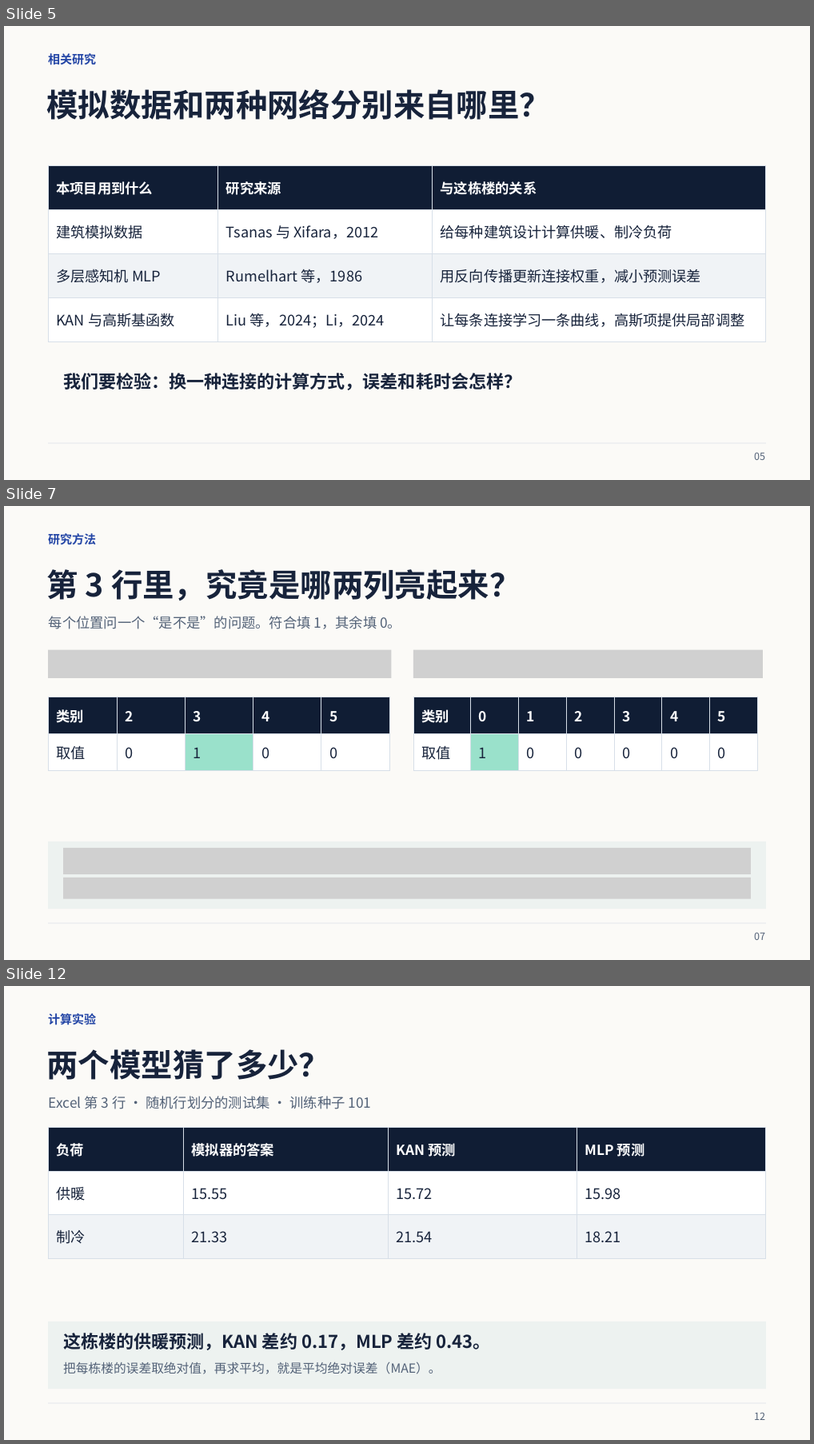
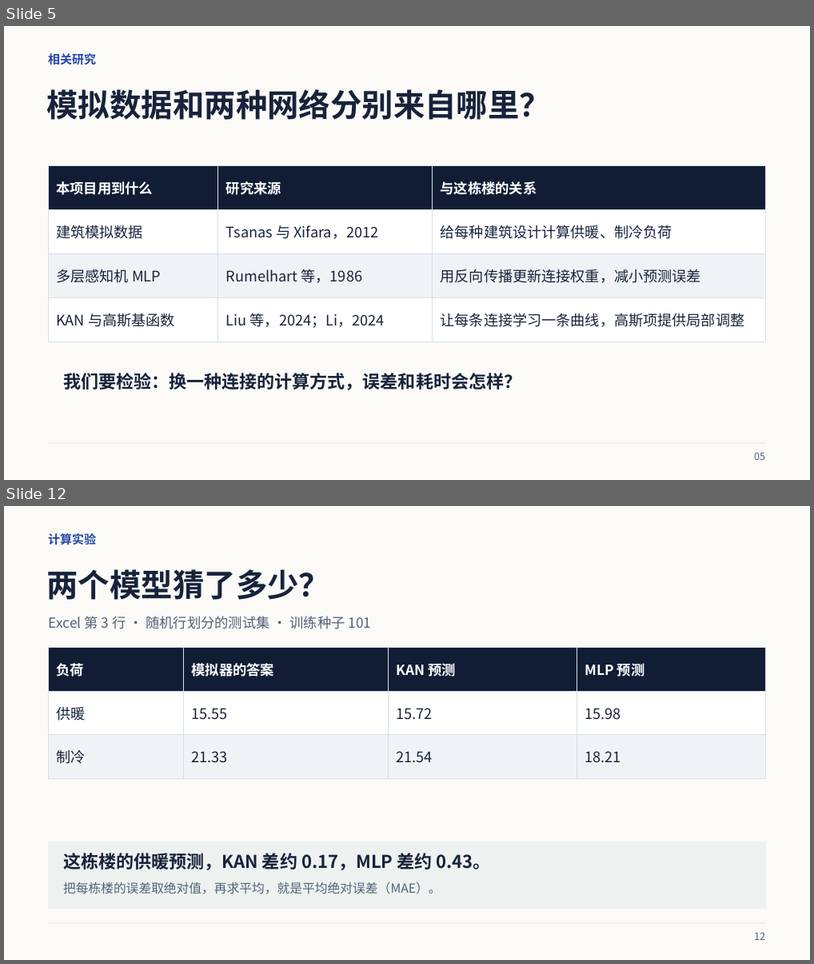
Before and after one commit to wei470/8610-Project, a slide deck: Presentation_中文版.pptx. Shown one above the other, each under a label of ours: slides 5, 7 and 12 before the commit, slides 5 and 12 after it; the slides between them are not shown. The pictures are 814x1444 and 814x964 pixels, drawn with LibreOffice and Linux fonts; fonts in the diff are those of the drawing; grey boxes stand for pictures. Boxes give left, top, right and bottom in pixels: in the first picture for what was removed or moved away, otherwise in the second. Text is boxed around its words. In the diff, an @@ line names an element or a change of style, - is before the commit and + after.

```diff
--- a/Presentation_中文版.pptx
+++ b/Presentation_中文版.pptx
@@ slide 7 removed at (4,506,810,960), background #FBFAF7 @@
@@ text removed at (48,533,96,545) @@
-研究方法
@@ text removed at (47,569,521,600) @@
-第 3 行里，究竟是哪两列亮起来？
@@ text removed at (49,616,402,629) @@
-每个位置问一个“是不是”的问题。符合填 1，其余填 0。
@@ picture removed at (48,650,392,679) @@
@@ picture removed at (414,650,763,679) @@
@@ table removed at (48,697,389,771), 2 rows, 5 columns @@
-类别 | 2 | 3 | 4 | 5
-取值 | 0 | 1 | 0 | 0
@@ table removed at (414,697,758,771), 2 rows, 7 columns @@
-类别 | 0 | 1 | 2 | 3 | 4 | 5
-取值 | 1 | 0 | 0 | 0 | 0 | 0
@@ rectangle removed at (48,841,767,908) @@
@@ picture removed at (63,848,752,875) @@
@@ picture removed at (63,877,752,899) @@
@@ rectangle removed at (48,923,767,924) @@
@@ text removed at (754,932,766,940) @@
-07
```
Also in this commit, not shown: 12 slides changed.
